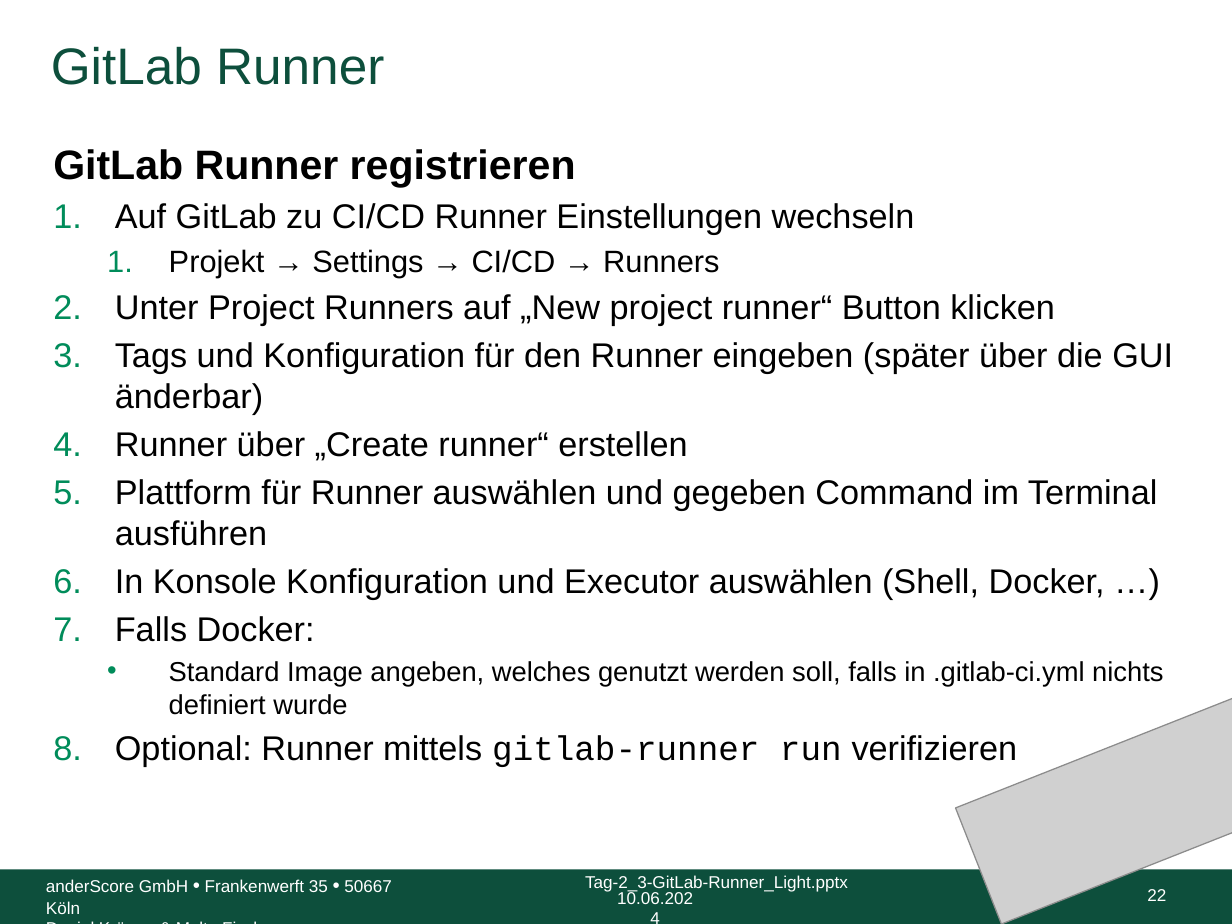
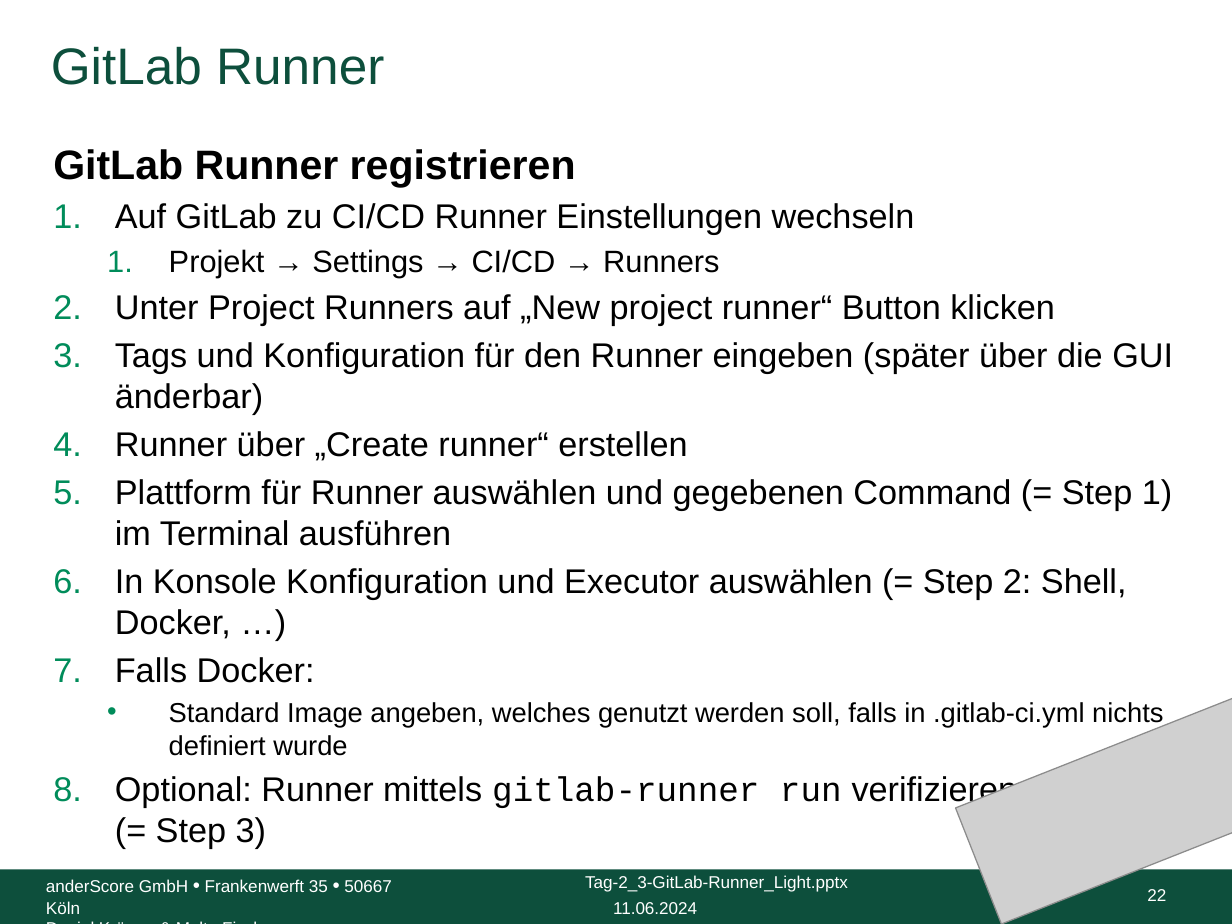
Before and after one commit to anderscore-gmbh/gitlab, a slide deck: slide 22 of slides/Tag-2_3-GitLab-Runner_Light.pptx. Drawn at 1232x924 pixels with LibreOffice and Linux fonts; fonts in the diff are those of the drawing; grey boxes stand for pictures; background and template pictures are left out. Boxes give left, top, right and bottom in pixels: in the first picture for what was removed or moved away, otherwise in the second. Text is boxed around its words. In the diff, an @@ line names an element or a change of style, - is before the commit and + after.

```diff
--- a/slides/Tag-2_3-GitLab-Runner_Light.pptx
+++ b/slides/Tag-2_3-GitLab-Runner_Light.pptx
@@ text at bbox=[115, 479, 1172, 639]: text changed @@
-5. Plattform für Runner auswählen und gegeben Command im Terminal ausführen
-6. In Konsole Konfiguration und Executor auswählen (Shell, Docker, …)
+5. Plattform für Runner auswählen und gegebenen Command (= Step 1) im Terminal ausführen
+6. In Konsole Konfiguration und Executor auswählen (= Step 2: Shell, Docker, …)
@@ text at bbox=[115, 776, 1018, 849]: text changed @@
-8. Optional: Runner mittels gitlab-runner run verifizieren
+8. Optional: Runner mittels gitlab-runner run verifizieren
+   (= Step 3)
@@ text at bbox=[613, 902, 697, 914]: text changed @@
-10.06.2024
+11.06.2024
```
Also in this commit, not shown: 98 other slides changed, 1 other file.
